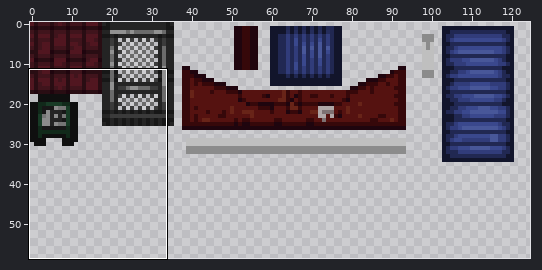
File history of a sprite sheet, dist/img/city.png. Above, an overview of the earlier version with the close-up marked.
Close-up. Before:
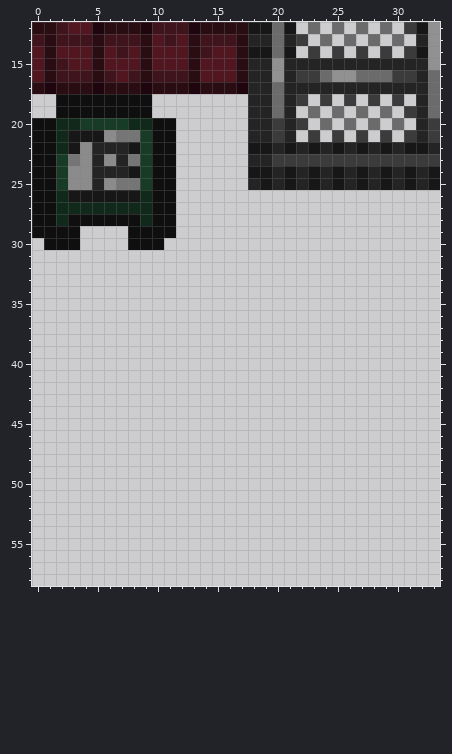
The file is 128x128 pixels. Colours within 5 levels of each other are drawn and written as one. Shown: x 0..33, y 12..58. The wide view leaves out empty margins.
The same view after the edit:
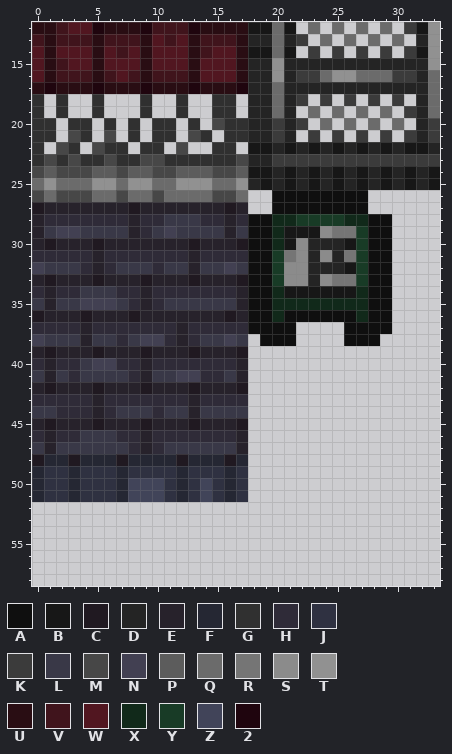
Palette (. is transparent): A #0f0f0f  B #171717  C #201921  D #242424  E #27222b  F #252733  G #303030  H #2f2b38  J #2f3141  K #3b3b3b  L #393847  M #474747  N #424052  P #5c5c5c  Q #6b6b6b  R #757575  S #8b8b8b  T #919191  U #290d13  V #40141c  W #511620  X #11291a  Y #183b26  Z #414459  2 #1f050e
What changed:
Changed rows in their new state; - is an unchanged pixel.
first column x 0:
18 G-G..G...G--G--GG-------------
19 G-G..G...G--G--GG-------------
20 GG.GG.G.G.GG-G-MGG------------
21 GG.MG.M.G.GG-MG-GG------------
22 G.MG.MGG.GG.M--GG-------------
23 GMGMGGMGGMMGGGGGGM------------
24 MPMMMPPMPPMMPPPMMP------------
25 QTQQQTTQTTQQTTTQQT------------
26 MQMMMQQMQQMQQQQMMQ--AAAAAAAA--
27 CEEEEEEECEEEEEEECE--AAAAAAAA--
28 EHHHHHHHEHHLLLHHEHAAXXYYYYXXAA
29 ELNNLLLLEHLNLLLLELAAXBBBSRRYAA
30 ECEEECEEEEEEECEEECAAXBSDDDBYAA
31 HHHHHEHHHHHHHEHHHHAAYRSDSDRYAA
32 NLLLHEHLLLHLLELLNLAAYSSDDDBYAA
33 ECEEECEEECEEECEEECAAYSSDSRRYAA
34 HEHHLLLHHEHHHHHHHEAAXBBBBBBXAA
35 LELLNNNLHEHLLLLLLEAAXXXXXXXXAA
36 CEEECEEECEEEEEEECEAAXAAAAAAXAA
37 HHHHEHHHHHHHEHHHHHAAAA----AAAA
38 NLLLELLHLNNHEHLLNL-AAA----AAA-
39 ECEEECEEECEEECEEEC------------
40 HEHHLNNHHEHHHHHHHE------------
41 LELHLLLLHELLNNHHLE------------
42 ECEEECEEECEEECEEEC------------
43 HHHHHEHHHHHHHEHHHH------------
44 LLHHHEHLLLHLLELLLL------------
45 ECEEECEEECEEECEEEC------------
46 HEHHLLLHHEHHHHHHHE------------
47 LELLLLLLHEHLLLLLLE------------
48 CFFCFFFCFFFFCFFFCF------------
49 FJJFJJJFJJJJFJJJFJ------------
50 FJJFJJJFZZZJFJZJFJ------------
51 FJJFJJJFZZZJFJZJFJ------------
